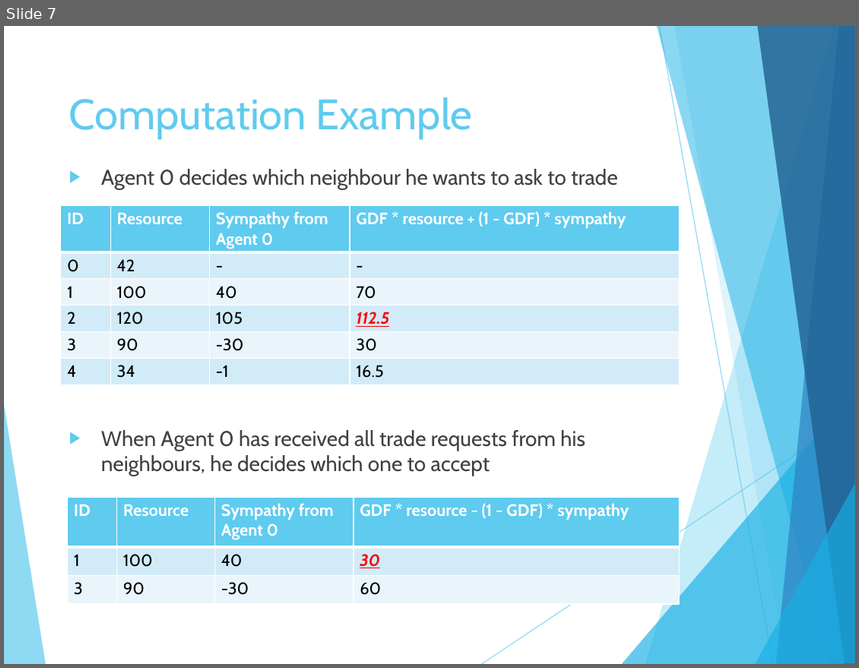
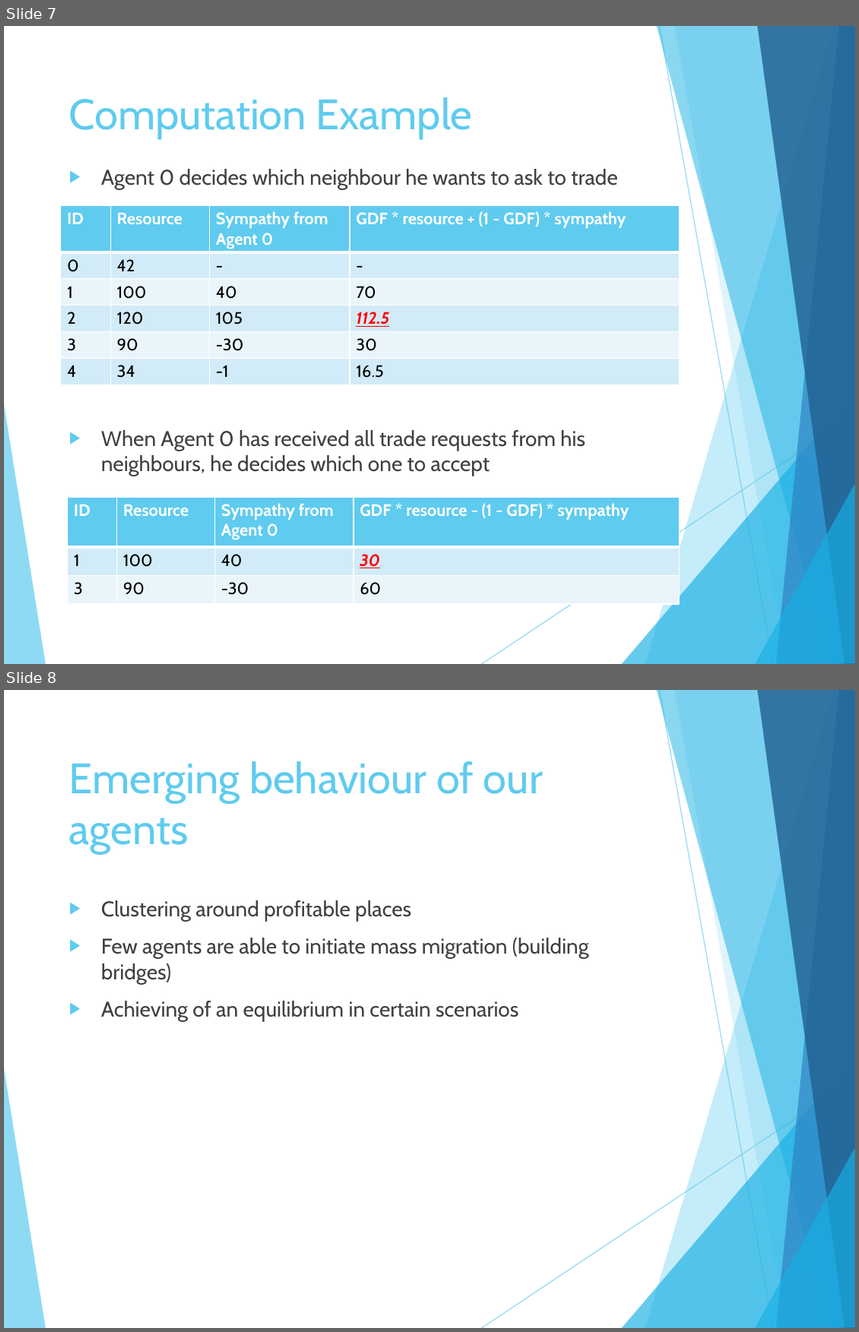
Before and after one commit to rmenta/SMABSAC, a slide deck: presentation/Final_presentation.pptx. Shown one above the other, each under a label of ours: slide 7 before the commit, slides 7 and 8 after it. The pictures are 859x668 and 859x1332 pixels, drawn with LibreOffice and Linux fonts; fonts in the diff are those of the drawing. Boxes give left, top, right and bottom in pixels: in the first picture for what was removed or moved away, otherwise in the second. Text is boxed around its words. In the diff, an @@ line names an element or a change of style, - is before the commit and + after.

```diff
--- a/presentation/Final_presentation.pptx
+++ b/presentation/Final_presentation.pptx
@@ slide 8 added at box(4, 690, 855, 1328), background #FFFFFF; not listed: 10 template elements that a slide beside it also shows @@
@@ title added at box(69, 761, 543, 853), 36 pt, text #5FCBEF @@
+Emerging behaviour of our agents
@@ text added at box(101, 901, 589, 1021), 18 pt, text #404040 @@
+▶ Clustering around profitable places
+▶ Few agents are able to initiate mass migration (building bridges)
+▶ Achieving of an equilibrium in certain scenarios
```
Also in this commit, not shown: 3 slides changed, 3 other slides added, 1 slide removed, 2 other files.
